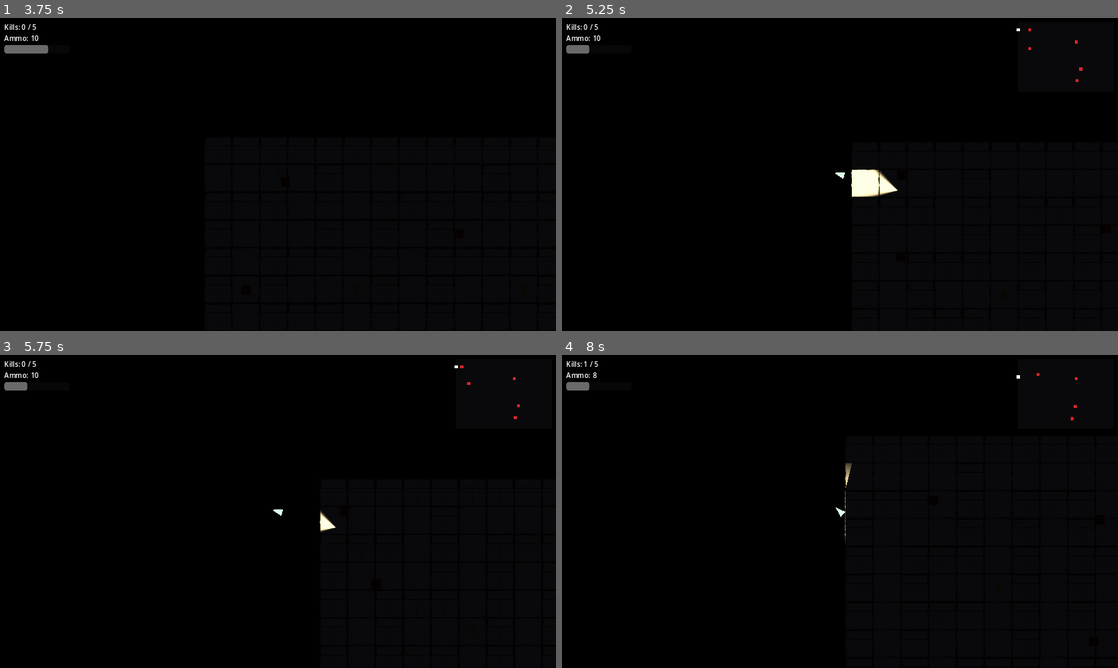
Above: before the commit, frames 1-4 (two rows, left to right).
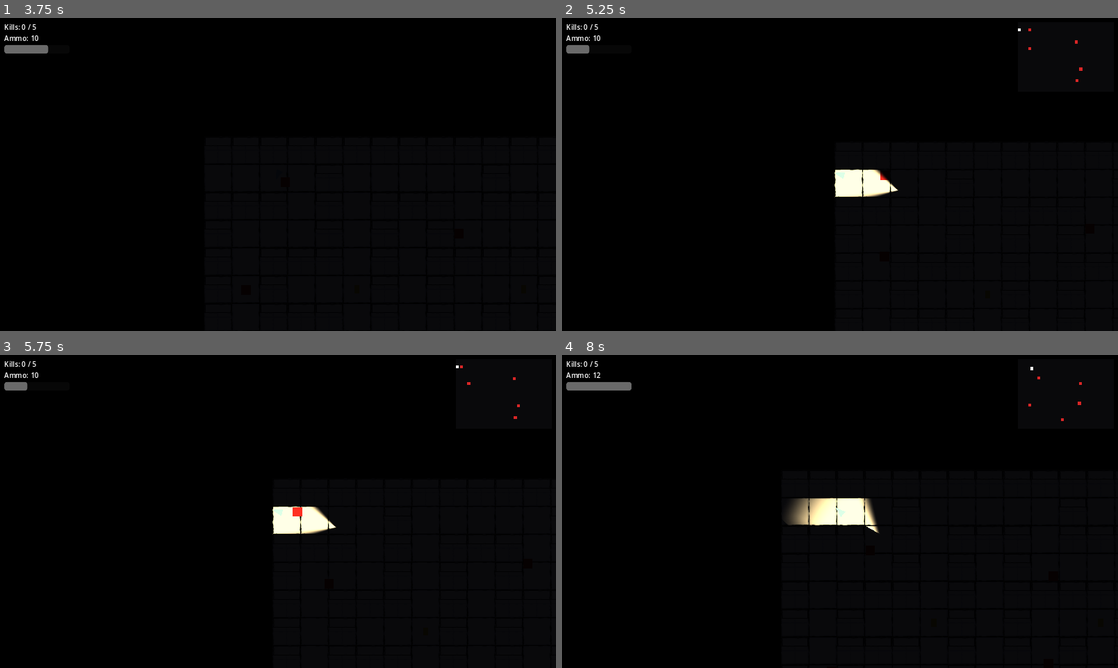
Above: after the commit, the same moments.

Repository: SonponYe/project_Voidlight
Game: Godot game, scene res://scenes/ui/main_menu.tscn
The game is run twice, just before and just after one commit, with the same random seed, the same clock (stepped at 60 frames per second) and the same inputs.
Inputs (mouse positions are in pixels of both pictures, inside the frame that each line leads up to):
- Up to frame 1 (3.75 s): click "Start" at 0.5 s; tap Enter at 1.25, 3.5 s; move the mouse to (400, 158) at 1.27 s; hold D (move_right) 1.28-2.03 s; click (400, 158) at 1.35 s; move the mouse to (166, 190) at 2.02 s; hold S (move_down) 2.03-2.78 s; tap Shift (sprint) at 2.1 s; tap Space at 2.75 s; move the mouse to (333, 105) at 2.77 s; hold D (move_right) 2.78-3.53 s; tap F (toggle_light) at 2.85 s; move the mouse to (250, 237) at 3.52 s; hold W (move_up) from 3.53 s (still down); click (250, 237) at 3.6 s
- Up to frame 2 (5.25 s): move the mouse to (1006, 221) at 4.27 s; release W (move_up) at 4.28 s; hold Shift (sprint) 4.28-5.03 s; hold A (move_left) from 4.28 s (still down); tap Space at 5 s; move the mouse to (673, 127) at 5.02 s; tap F (toggle_light) at 5.1 s
- Up to frame 3 (5.75 s): keep holding A (move_left)
- Up to frame 4 (8 s): move the mouse to (867, 511) at 5.77 s; release A (move_left) at 5.78 s; hold S (move_down) 5.78-6.5 s; click (867, 511) at 5.85 s; click (840, 520) at 6.5 s, where only the run after the commit has a clickable "Retry"; move the mouse to (756, 433) at 7.27 s; hold D (move_right) from 7.28 s (still down); tap Shift (sprint) at 7.35 s

Frame 1 is identical in both runs. In frame 2, 0.4% of the frame differs, in the area x 49-83%, y 3-58%; in frame 3, 0.7%; in frame 4, 1.7%, in the area x 3-94%, y 2-60%.

Commit message:
Fix player escaping the maze and tunneling through walls
Two real bugs: (1) nothing existed beyond the entrance/exit doorway
openings, so walking through either one meant walking forever into
the void — now there's a sealed outer boundary a short vestibule
past the maze's own rectangle. (2) many individual full-tile static
colliders placed edge-to-edge can let a body catch the seam between
two of them and tunnel through, a known Godot/Box2D-style physics
quirk — now every contiguous horizontal run of wall cells also gets
one merged collision rectangle laid over the per-cell colliders,
which keeps the per-cell art/occluders intact while removing the
seams collision actually has to deal with.

Verified: pushing the player hard through the entrance doorway stops
well short of the void, and sliding along a long wall run no longer
crosses into it.

Co-Authored-By: Claude Sonnet 5 <noreply@anthropic.com>

Diff:
--- a/scripts/world/maze.gd
+++ b/scripts/world/maze.gd
@@ -4,8 +4,20 @@
 ## 'E' marks the entrance and 'X' the exit purely as bookkeeping (both are
 ## still plain floor); read entrance_pos/exit_pos/bounds after _ready() to
 ## position the player, portal, and NavigationRegion2D outline.
+##
+## Two extra things beyond "one Wall prefab per '#' cell":
+## - A merged collision rectangle per contiguous horizontal run of wall
+##   cells, laid on top of the individual per-cell colliders. Many small
+##   StaticBody2D rectangles placed edge-to-edge can let a fast-moving body
+##   catch on the seam between them and tunnel through — a real, known
+##   Godot/Box2D-style physics quirk, not just theoretical. The per-cell
+##   colliders stay (for the art/occluder), this just removes the seams.
+## - A sealed outer boundary a bit beyond the maze's own rectangle, so
+##   walking out through the entrance/exit doorway doesn't mean walking
+##   forever into the void — there's a small vestibule, then a hard wall.
 
 const CELL := 64.0
+const BOUNDARY_MARGIN := 64.0
 
 const WALL_SCENE: PackedScene = preload("res://scenes/world/wall.tscn")
 const FLOOR_TEXTURE: Texture2D = preload("res://assets/sprites/dungeon/tile.png")
@@ -29,10 +41,25 @@
 
 	for y in height:
 		var row: String = layout[y]
-		for x in width:
+		var run_start := -1
+
+		# One extra iteration past the last column, always treated as "not a
+		# wall", so a run touching the row's right edge still gets flushed.
+		for x in width + 1:
+			var is_wall := x < width and (row[x] if x < row.length() else ".") == "#"
+
+			if is_wall and run_start == -1:
+				run_start = x
+			elif not is_wall and run_start != -1:
+				_add_merged_wall_collider(run_start, x - 1, y)
+				run_start = -1
+
+			if x >= width:
+				continue
+
 			var c: String = row[x] if x < row.length() else "."
 			var center := Vector2(x, y) * CELL + Vector2(CELL, CELL) * 0.5
-			if c == "#":
+			if is_wall:
 				var w: Node2D = WALL_SCENE.instantiate()
 				add_child(w)
 				w.size = Vector2(CELL, CELL)
@@ -49,3 +76,63 @@
 					exit_pos = center
 
 	bounds = Rect2(Vector2.ZERO, Vector2(width, height) * CELL)
+	_build_outer_boundary(width, height)
+
+
+## One invisible StaticBody2D spanning [x_start, x_end] on row y — collision
+## only, no art/occluder (the per-cell Wall instances already provide those).
+func _add_merged_wall_collider(x_start: int, x_end: int, y: int) -> void:
+	var run_cells := x_end - x_start + 1
+	var run_width := run_cells * CELL
+	var center := Vector2(x_start * CELL + run_width * 0.5, y * CELL + CELL * 0.5)
+
+	var body := StaticBody2D.new()
+	body.collision_layer = 1
+	body.collision_mask = 0
+	body.position = center
+	add_child(body)
+
+	var shape := RectangleShape2D.new()
+	shape.size = Vector2(run_width, CELL)
+	var collision := CollisionShape2D.new()
+	collision.shape = shape
+	body.add_child(collision)
+
+
+## A sealed frame outside the maze's own rectangle so there's a short
+## vestibule past each doorway, then a hard stop instead of open void.
+func _build_outer_boundary(width: int, height: int) -> void:
+	var outer := Rect2(
+		Vector2(-BOUNDARY_MARGIN, -BOUNDARY_MARGIN),
+		Vector2(width, height) * CELL + Vector2(BOUNDARY_MARGIN, BOUNDARY_MARGIN) * 2.0
+	)
+	_add_boundary_strip(
+		Vector2(outer.position.x + outer.size.x * 0.5, outer.position.y + BOUNDARY_MARGIN * 0.5),
+		Vector2(outer.size.x, BOUNDARY_MARGIN)
+	)
+	_add_boundary_strip(
+		Vector2(outer.position.x + outer.size.x * 0.5, outer.end.y - BOUNDARY_MARGIN * 0.5),
+		Vector2(outer.size.x, BOUNDARY_MARGIN)
+	)
+	_add_boundary_strip(
+		Vector2(outer.position.x + BOUNDARY_MARGIN * 0.5, outer.position.y + outer.size.y * 0.5),
+		Vector2(BOUNDARY_MARGIN, outer.size.y)
+	)
+	_add_boundary_strip(
+		Vector2(outer.end.x - BOUNDARY_MARGIN * 0.5, outer.position.y + outer.size.y * 0.5),
+		Vector2(BOUNDARY_MARGIN, outer.size.y)
+	)
+
+
+func _add_boundary_strip(center: Vector2, size: Vector2) -> void:
+	var body := StaticBody2D.new()
+	body.collision_layer = 1
+	body.collision_mask = 0
+	body.position = center
+	add_child(body)
+
+	var shape := RectangleShape2D.new()
+	shape.size = size
+	var collision := CollisionShape2D.new()
+	collision.shape = shape
+	body.add_child(collision)
